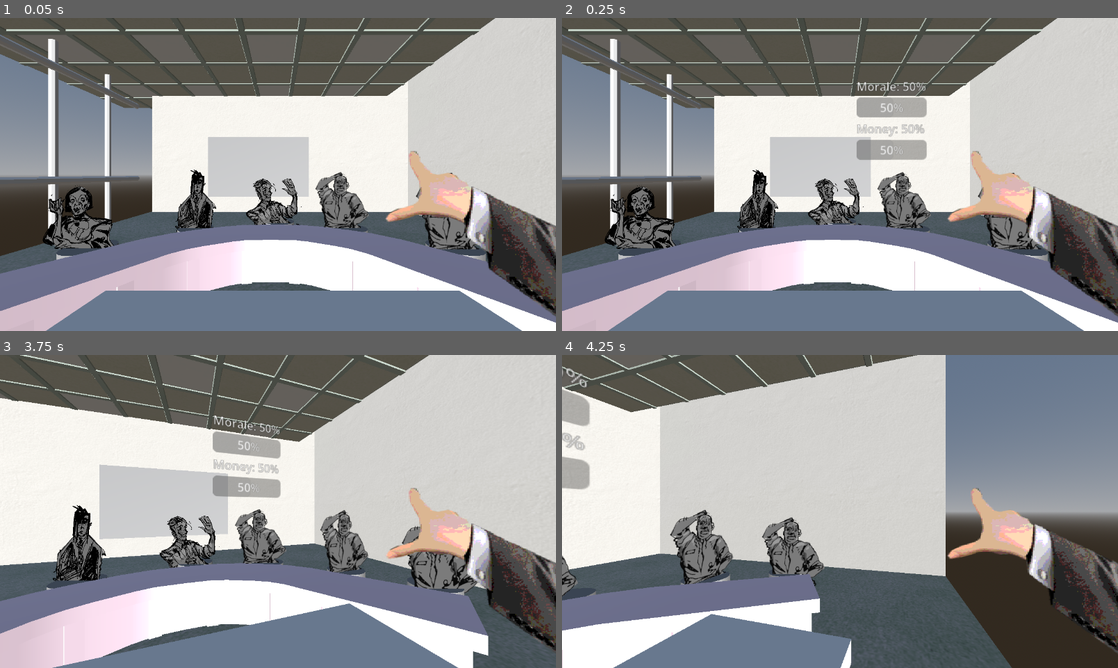
Above: before the commit, frames 1-4 (two rows, left to right).
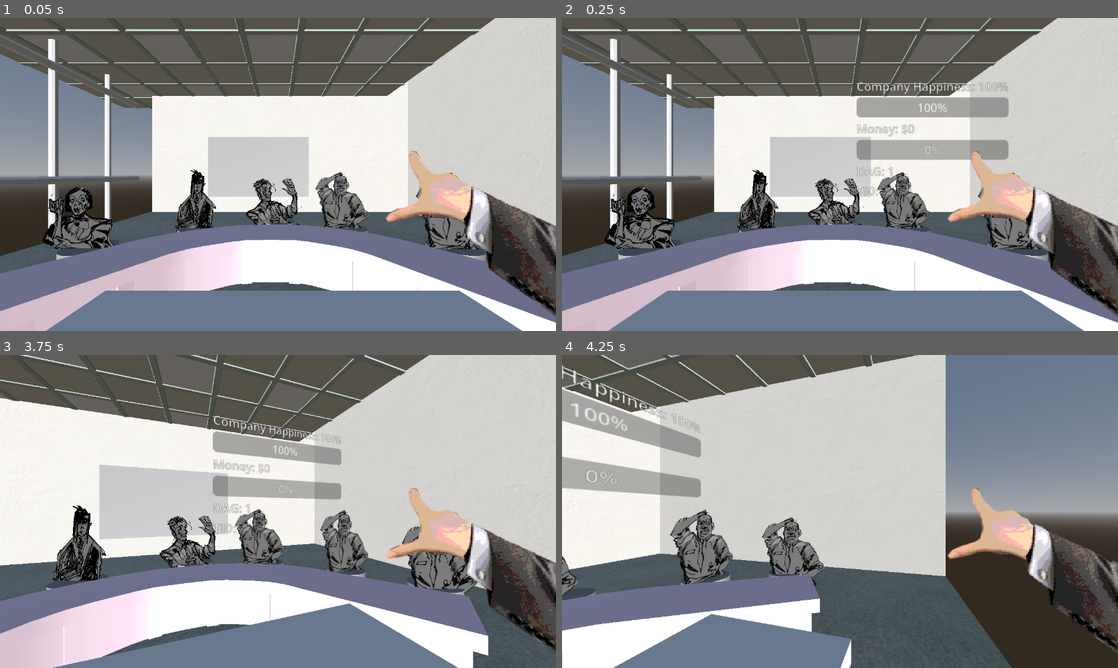
Above: after the commit, the same moments.

Repository: DebugCookie/FIB_GameJam
Game: Godot game, scene res://maxTestScene.tscn
The game is run twice, just before and just after one commit, with the same random seed, the same clock (stepped at 60 frames per second) and the same inputs.
Inputs (mouse positions are in pixels of both pictures, inside the frame that each line leads up to):
- Up to frame 1 (0.05 s): no input
- Up to frame 2 (0.25 s): no input
- Up to frame 3 (3.75 s): tap Enter (ui_accept) at 0.5, 0.77, 1.25, 1.52, 2, 2.75, 3.02, 3.5 s; move the mouse to (400, 495) at 0.52 s; hold Right (ui_right) 0.53-1.28 s; click (400, 495) at 0.67 s; move the mouse to (166, 527) at 1.27 s; hold Down (ui_down) 1.28-2.03 s; move the mouse to (333, 442) at 2.02 s; hold Right (ui_right) 2.03-2.78 s; move the mouse to (250, 574) at 2.77 s; hold Up (ui_up) 2.78-3.53 s; click (250, 574) at 2.92 s; move the mouse to (444, 558) at 3.52 s; hold Left (ui_left) from 3.53 s (still down)
- Up to frame 4 (4.25 s): keep holding Left (ui_left); tap Enter (ui_accept) at 3.77 s

Frame 1 is identical in both runs. In frame 2, 2.4% of the frame differs, in the area x 53-81%, y 20-57%; in frame 3, 1.7%; in frame 4, 3.6%, in the area x 0-25%, y 3-46%.

Commit message:
added timer and round logic

Diff:
--- a/bubble.gd
+++ b/bubble.gd
@@ -7,7 +7,7 @@
 @export var bubble_lifetime: float = 5.0
 
 signal action_processed(morale_change: Dictionary)
-signal bubble_expired
+signal bubble_expired(penalty: Dictionary)
 
 var current_impact: Dictionary = {}
 var active_timer: SceneTreeTimer = null
@@ -22,12 +22,10 @@
 	show()
 
 	active_timer = get_tree().create_timer(bubble_lifetime)
-	$SFX_Popup_Idea.play()
-
-	active_timer = get_tree().create_timer(5.0)
 	await active_timer.timeout
 	if is_visible_in_tree():
-		bubble_expired.emit()
+		var ignore_penalty = {"happiness": -10, "money": 0}
+		bubble_expired.emit(ignore_penalty)
 		hide_bubble()
 
 func hide_bubble() -> void:
@@ -41,5 +39,6 @@
 	hide_bubble()
 
 func reject_dialogue() -> void:
-	action_processed.emit({"Moral": 0, "Money": 0})
+	var zero_impact = {"employee": 0, "work": 0, "happiness": 0, "money": 0}
+	action_processed.emit(zero_impact)
 	hide_bubble()
--- a/global_morale_3d.tscn
+++ b/global_morale_3d.tscn
@@ -16,17 +16,29 @@
 offset_bottom = 40.0
 
 [node name="EmployeeBarLabel" type="Label" parent="SubViewport/VBoxContainer" unique_id=1213951175]
+unique_name_in_owner = true
 layout_mode = 2
-text = "EmployeeBar"
+text = "HappinessBar"
 
 [node name="EmployeeBar" type="ProgressBar" parent="SubViewport/VBoxContainer" unique_id=1589470304]
+unique_name_in_owner = true
 layout_mode = 2
 
 [node name="WorkBarLabel" type="Label" parent="SubViewport/VBoxContainer" unique_id=805497809]
+unique_name_in_owner = true
 layout_mode = 2
-text = "WorkBar"
+text = "MoneyBar"
 
 [node name="WorkBar" type="ProgressBar" parent="SubViewport/VBoxContainer" unique_id=1569005437]
+unique_name_in_owner = true
+layout_mode = 2
+
+[node name="RoundLabel" type="Label" parent="SubViewport/VBoxContainer" unique_id=659015132]
+unique_name_in_owner = true
+layout_mode = 2
+
+[node name="TimeLabel" type="Label" parent="SubViewport/VBoxContainer" unique_id=894542206]
+unique_name_in_owner = true
 layout_mode = 2
 
 [node name="Sprite3D" type="Sprite3D" parent="." unique_id=1238865906]
--- a/scripts/DialogueGameLoop.gd
+++ b/scripts/DialogueGameLoop.gd
@@ -3,38 +3,88 @@
 @onready var characters_container: Node3D = $Characters
 @onready var global_morale_ui: GlobalMorale3D = $GlobalMorale3D
 
-@export var starting_employee_morale: int = 50
-@export var starting_work_morale: int = 50
+@export var day_duration_minutes: float = 2.0
+@export var money_quota: int = 500
 
-var employee_morale: int = 50
-var work_morale: int = 50
+var current_day: int = 1                       # NY: Håller koll på vilket dygn vi är på
+var current_money: int = 0
+var company_happiness: int = 100 # Startar på max (100)
+
+# NYTT: Interna tidtagarvariabler
+var time_remaining_seconds: float = 0.0
+var total_day_seconds: float = 0.0
 
 var manager: DialogueManager
 const DIALOGUE_FILE_PATH = "res://Json/dialogue.json"
+var is_game_over: bool = false
 
 func _ready() -> void:
-	employee_morale = starting_employee_morale
-	work_morale = starting_work_morale
-
 	manager = DialogueManager.new()
 	if not manager.load_dialogue_file(DIALOGUE_FILE_PATH):
 		print("Kunde inte ladda JSON-dialogbanken!")
 		return
 
-	global_morale_ui.update_morale_display(employee_morale, work_morale)
+	# NYTT: Initiera realtidsklockan baserat på dina inställda minuter
+	total_day_seconds = day_duration_minutes * 60.0
+	time_remaining_seconds = total_day_seconds
+
+	update_ui()
+
+	# BORTTAGEN: start_day_timer() behövs inte längre eftersom klockan tickar i _process nu!
 
 	for character in characters_container.get_children():
 		if character is Character3D:
 			character.start_character_loop(manager, self)
 
+# NYTT: Denna inbyggda loop körs varje bildruta och räknar ner sekunderna automatiskt
+func _process(delta: float) -> void:
+	if is_game_over: return
 
-func modify_global_morale(morale_change: Dictionary) -> void:
-	employee_morale += int(morale_change.get("Morale", 0))
-	work_morale += int(morale_change.get("Money", 0))
+	if time_remaining_seconds > 0:
+		# Ticka ner klockan baserat på speltid
+		time_remaining_seconds -= delta
+		# Skicka de exakta sekunderna och dygnet till din 3D-tavla
+		global_morale_ui.update_time_and_round(current_day, time_remaining_seconds)
+	else:
+		# Tiden slog precis över till 0!
+		time_remaining_seconds = 0
+		global_morale_ui.update_time_and_round(current_day, 0)
+		check_win_conditions()
 
-	# Håll mätarna säkra mellan 0 och 100
-	employee_morale = clamp(employee_morale, 0, 100)
-	work_morale = clamp(work_morale, 0, 100)
+func modify_game_stats(changes: Dictionary) -> void:
+	if is_game_over: return
 
-	# Uppdatera 3D UI-tavlan direkt
-	global_morale_ui.update_morale_display(employee_morale, work_morale)
+	current_money += int(changes.get("money", 0))
+	company_happiness += int(changes.get("happiness", 0))
+
+	company_happiness = clamp(company_happiness, 0, 100)
+
+	update_ui()
+
+	if company_happiness <= 0:
+		trigger_loss("Personalen har fått nog. Företagets happiness nådde 0%!")
+
+func update_ui() -> void:
+	global_morale_ui.update_morale_display(company_happiness, current_money)
+
+func check_win_conditions() -> void:
+	if current_money >= money_quota:
+		print("GRATTIS! Du klarade dagens kvot på %d! (Du fick ihop %d)" % [money_quota, current_money])
+		# NYTT: I stället för att bara stanna spelet, starta nästa dag automatiskt
+		start_next_day()
+	else:
+		trigger_loss("Tiden tog slut! Du nådde inte pengakvoten på %d." % money_quota)
+
+func start_next_day() -> void:
+	current_day += 1
+	current_money = 0
+	time_remaining_seconds = total_day_seconds
+
+	money_quota += 250
+
+	update_ui()
+	print("--- STARTAR DAG %d (Ny kvot: %d) ---" % [current_day, money_quota])
+
+func trigger_loss(reason: String) -> void:
+	is_game_over = true
+	print("GAME OVER: ", reason)
--- a/scripts/character.gd
+++ b/scripts/character.gd
@@ -15,9 +15,8 @@
 	manager = dm_manager
 	world_scene = main_world
 
-	# Koppla bubblans nya signal till vår lokala funktion
 	bubble_3d.action_processed.connect(_on_bubble_action_processed)
-	bubble_3d.bubble_expired.connect(_on_bubble_left_alone)
+	bubble_3d.bubble_expired.connect(_on_bubble_ignored)
 
 	prepare_next_speech()
 
@@ -35,17 +34,21 @@
 	if rolled_dialogue.is_empty(): return
 
 	var text = rolled_dialogue.get("text", "")
+
 	var impact = rolled_dialogue.get("morale_impact", {"employee": 0, "work": 0})
+	var converted_impact = {
+		"happiness": int(impact.get("employee", 0)),
+		"money": int(impact.get("work", 0)) * 10 # Multiplicera för att få pengakänsla
+	}
 
 	is_speaking = true
-	bubble_3d.setup_bubble(character_name, text, impact)
+	bubble_3d.setup_bubble(character_name, text, converted_impact)
 
-# --- HELPER-FUNKTION FÖR INTERAKTION ---
 
-func _on_bubble_action_processed(morale_change: Dictionary) -> void:
-	# Skickar förändrings-buntarna direkt till världens helper
-	world_scene.modify_global_morale(morale_change)
+func _on_bubble_action_processed(impact_change: Dictionary) -> void:
+	world_scene.modify_game_stats(impact_change)
 	prepare_next_speech()
 
-func _on_bubble_left_alone() -> void:
+func _on_bubble_ignored(penalty: Dictionary) -> void:
+	world_scene.modify_game_stats(penalty)
 	prepare_next_speech()
--- a/scripts/global_morale.gd
+++ b/scripts/global_morale.gd
@@ -1,13 +1,24 @@
 extends Node3D
 class_name GlobalMorale3D
 
-@onready var employee_bar: ProgressBar = $SubViewport/VBoxContainer/EmployeeBar
-@onready var work_bar: ProgressBar = $SubViewport/VBoxContainer/WorkBar
-@onready var employee_label: Label = $SubViewport/VBoxContainer/EmployeeBarLabel
-@onready var work_label: Label = $SubViewport/VBoxContainer/WorkBarLabel
+@onready var happiness_bar: ProgressBar = %EmployeeBar
+@onready var money_bar: ProgressBar = %WorkBar
+@onready var happiness_label: Label = %EmployeeBarLabel
+@onready var money_label: Label = %WorkBarLabel
 
-func update_morale_display(emp_morale: int, wrk_morale: int) -> void:
-	employee_bar.value = emp_morale
-	work_bar.value = wrk_morale
-	employee_label.text = "Morale: %d%%" % emp_morale
-	work_label.text = "Money: %d%%" % wrk_morale
+@onready var round_label: Label = %RoundLabel
+@onready var time_label: Label = %TimeLabel
+
+func update_morale_display(happiness: int, money: int) -> void:
+	happiness_bar.value = happiness
+	money_bar.value = money
+	happiness_label.text = "Company Happiness: %d%%" % happiness
+	money_label.text = "Money: $%d" % money
+
+func update_time_and_round(current_day: int, time_left_seconds: float) -> void:
+	round_label.text = "DAG: %d" % current_day
+
+	var minutes: int = int(time_left_seconds) / 60
+	var seconds: int = int(time_left_seconds) % 60
+
+	time_label.text = "TID: %02d:%02d" % [minutes, seconds]
Not shown, changed: Art Assets/2d/Texture/SM_Wall_Texture_Wall.png.import
